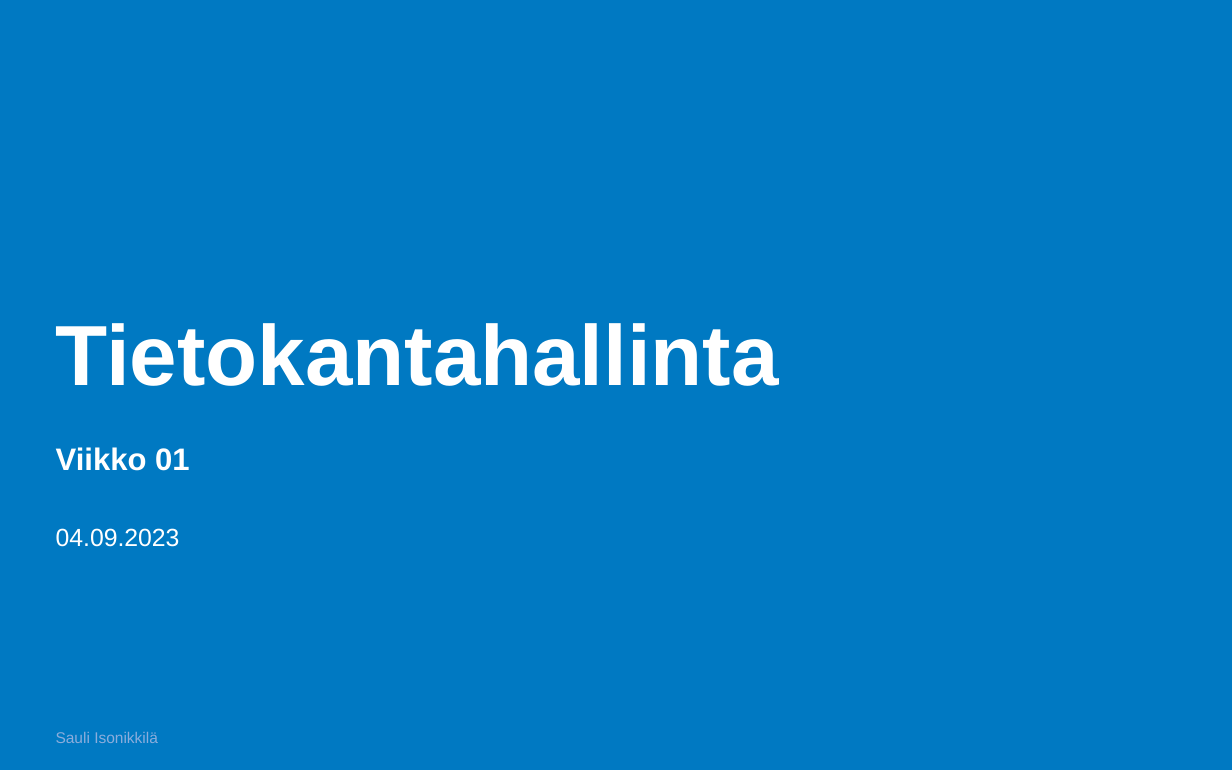
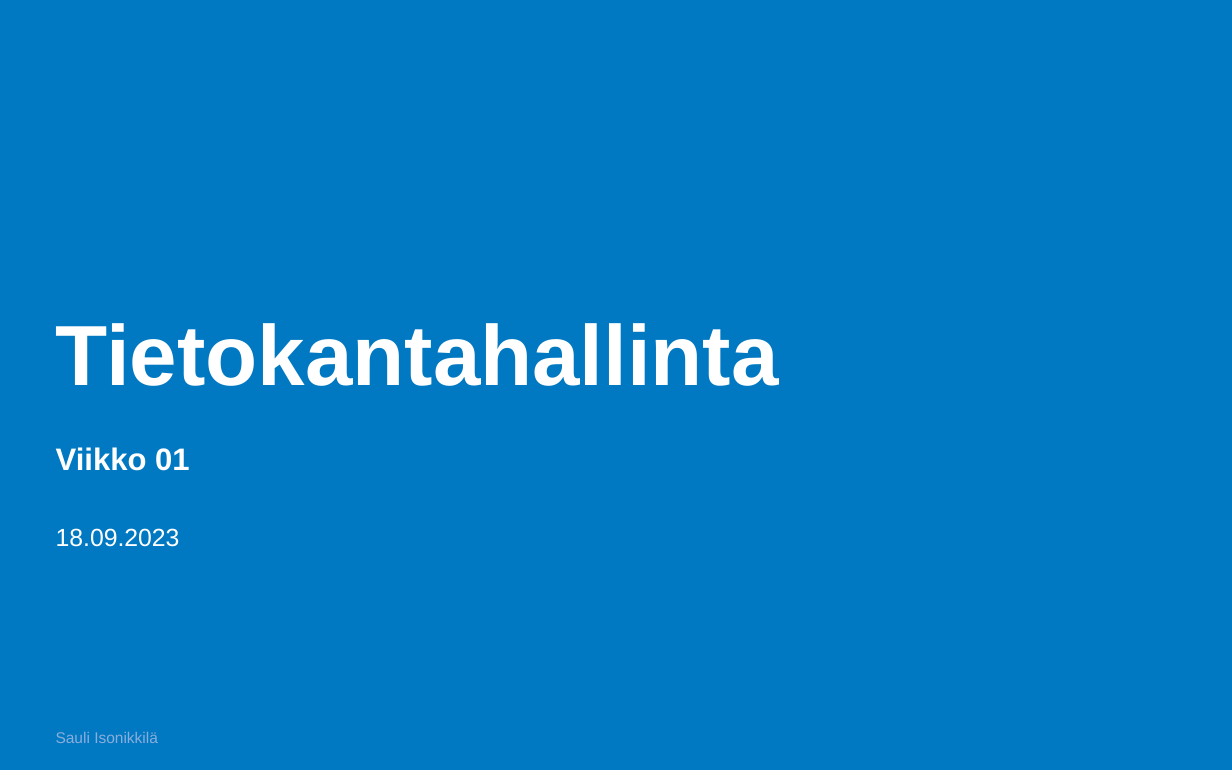
Before and after one commit to Tietokantahallinta/Tietokantahallinta.github.io, a slide deck: slide 1 of luennot/viikko01/Luentokalvot_01.odp. Drawn at 1232x770 pixels with LibreOffice and Linux fonts; fonts in the diff are those of the drawing; background and template pictures are left out. Boxes give left, top, right and bottom in pixels: in the first picture for what was removed or moved away, otherwise in the second. Text is boxed around its words. In the diff, an @@ line names an element or a change of style, - is before the commit and + after.

```diff
--- a/luennot/viikko01/Luentokalvot_01.odp
+++ b/luennot/viikko01/Luentokalvot_01.odp
@@ text at (56,528,180,547): text changed @@
-04.09.2023
+18.09.2023
```
Also in this commit, not shown: 3 other slides changed, 1 other file.
